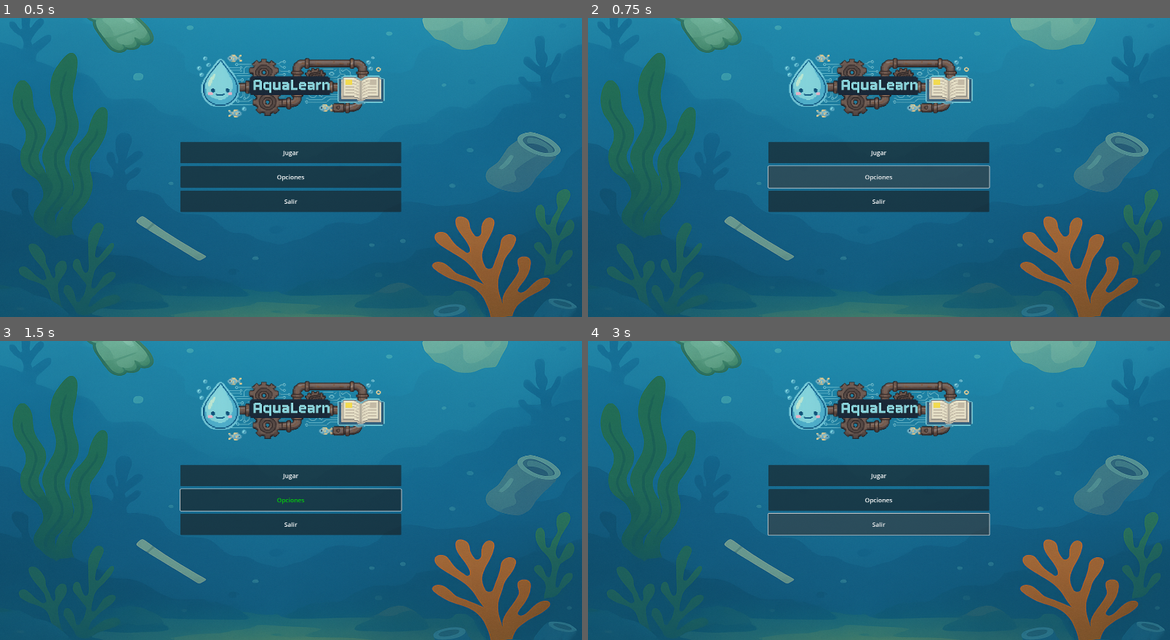
Above: before the commit, frames 1-4 (two rows, left to right).
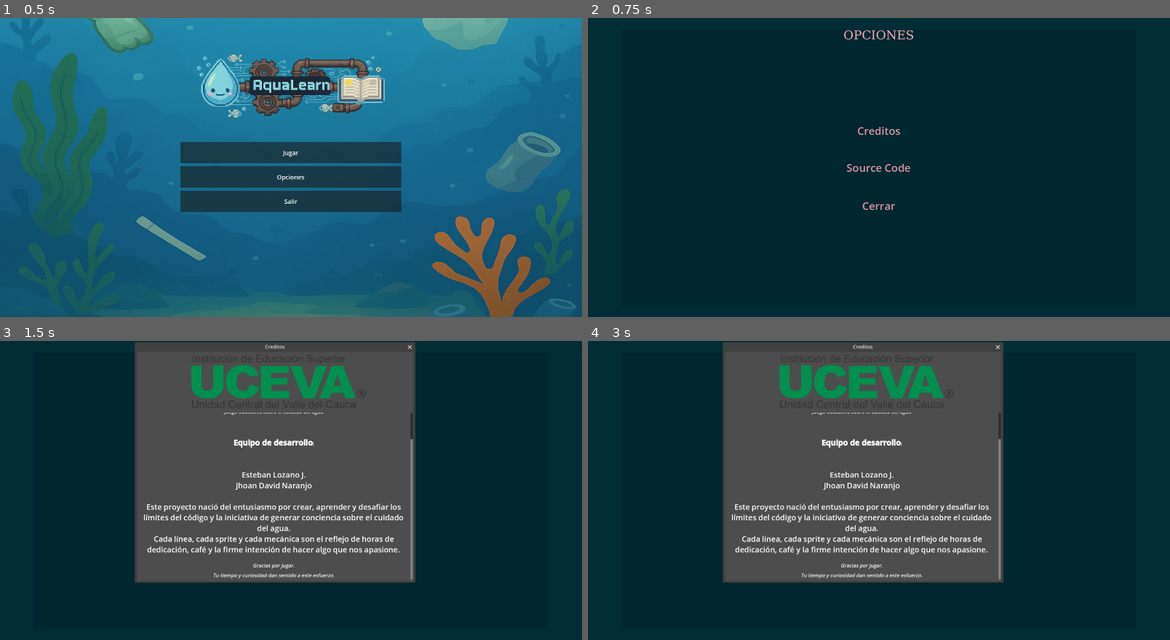
Above: after the commit, the same moments.

Repository: UnderMind-CO/AquaLearn
Game: Godot game, scene res://Main_menu/main_menu.tscn
Two runs of this game, one before a commit and one after it. Both use one fixed random seed, a clock stepped at 60 frames per second and the inputs below.
Inputs (mouse positions are in pixels of both pictures, inside the frame that each line leads up to):
- Up to frame 1 (0.5 s): no input
- Up to frame 2 (0.75 s): click "Opciones" at 0.5 s
- Up to frame 3 (1.5 s): click (291, 454) at 1.25 s, where only the run after the commit has a clickable "Creditos"
- Up to frame 4 (3 s): click (879, 490) at 2 s, where only the run after the commit has a clickable "Source Code"; click (879, 529) at 2.75 s, where only the run after the commit has a clickable "Cerrar"

Frame 1 is identical in both runs. In frame 2, 99% of the frame differs, in the area x 0-100%, y 0-100%; in frame 3, 100%; in frame 4, 100%.

Commit message:
Last Changes Update & Fix label

Diff:
--- /dev/null
+++ b/Main_menu/Credits.tscn
@@ -0,0 +1,3 @@
+[gd_scene format=3 uid="uid://33w0fc8slkej"]
+
+[node name="Credits" type="Node2D"]
--- /dev/null
+++ b/Main_menu/Options.tscn
@@ -0,0 +1,199 @@
+[gd_scene load_steps=4 format=3 uid="uid://djyrq3tcb2lwi"]
+
+[ext_resource type="Script" uid="uid://bnh28x3mg1tau" path="res://Main_menu/options.gd" id="1_fhtjt"]
+[ext_resource type="Texture2D" uid="uid://c4n57lpin3jip" path="res://assets/uceva logo/Uceva_Vertical_(png).png" id="2_pmxhr"]
+
+[sub_resource type="FontFile" id="FontFile_u0n4c"]
+cache/0/32/0/ascent = 0.0
+cache/0/32/0/descent = 0.0
+cache/0/32/0/underline_position = 0.0
+cache/0/32/0/underline_thickness = 0.0
+cache/0/32/0/scale = 1.0
+cache/0/16/0/ascent = 0.0
+cache/0/16/0/descent = 0.0
+cache/0/16/0/underline_position = 0.0
+cache/0/16/0/underline_thickness = 0.0
+cache/0/16/0/scale = 1.0
+cache/0/40/0/ascent = 0.0
+cache/0/40/0/descent = 0.0
+cache/0/40/0/underline_position = 0.0
+cache/0/40/0/underline_thickness = 0.0
+cache/0/40/0/scale = 1.0
+
+[node name="Control" type="Control"]
+layout_mode = 3
+anchors_preset = 15
+anchor_right = 1.0
+anchor_bottom = 1.0
+grow_horizontal = 2
+grow_vertical = 2
+script = ExtResource("1_fhtjt")
+
+[node name="ColorRect" type="ColorRect" parent="."]
+layout_mode = 1
+anchors_preset = 15
+anchor_right = 1.0
+anchor_bottom = 1.0
+grow_horizontal = 2
+grow_vertical = 2
+color = Color(3.4894794e-07, 0.17802706, 0.21203113, 1)
+
+[node name="Panel" type="Panel" parent="."]
+modulate = Color(0.972549, 0.67058825, 0.7294118, 1)
+self_modulate = Color(0.29803923, 0.29803923, 0.29803923, 0.25490198)
+layout_mode = 1
+anchors_preset = 8
+anchor_left = 0.5
+anchor_top = 0.5
+anchor_right = 0.5
+anchor_bottom = 0.5
+offset_left = -839.0
+offset_top = -452.5
+offset_right = 837.0
+offset_bottom = 452.5
+grow_horizontal = 2
+grow_vertical = 2
+
+[node name="VBoxContainer" type="VBoxContainer" parent="Panel"]
+layout_mode = 1
+anchors_preset = 15
+anchor_right = 1.0
+anchor_bottom = 1.0
+grow_horizontal = 2
+grow_vertical = 2
+
+[node name="Titulo" type="Label" parent="Panel/VBoxContainer"]
+layout_mode = 2
+size_flags_horizontal = 4
+theme_override_fonts/font = SubResource("FontFile_u0n4c")
+theme_override_font_sizes/font_size = 40
+text = "OPCIONES"
+horizontal_alignment = 1
+
+[node name="credits" type="Button" parent="Panel"]
+layout_mode = 1
+anchors_preset = 8
+anchor_left = 0.5
+anchor_top = 0.5
+anchor_right = 0.5
+anchor_bottom = 0.5
+offset_left = -276.5
+offset_top = -146.0
+offset_right = 276.5
+offset_bottom = -96.0
+grow_horizontal = 2
+grow_vertical = 2
+size_flags_horizontal = 5
+size_flags_vertical = 4
+size_flags_stretch_ratio = 4.16
+theme_override_font_sizes/font_size = 35
+text = "Creditos"
+flat = true
+autowrap_mode = 2
+icon_alignment = 1
+
+[node name="SourceCode" type="Button" parent="Panel"]
+layout_mode = 1
+anchors_preset = 8
+anchor_left = 0.5
+anchor_top = 0.5
+anchor_right = 0.5
+anchor_bottom = 0.5
+offset_left = -278.0
+offset_top = -25.0
+offset_right = 278.0
+offset_bottom = 25.0
+grow_horizontal = 2
+grow_vertical = 2
+size_flags_horizontal = 5
+size_flags_vertical = 4
+size_flags_stretch_ratio = 4.16
+theme_override_font_sizes/font_size = 35
+text = "Source Code"
+flat = true
+autowrap_mode = 2
+icon_alignment = 1
+
+[node name="Cerrar" type="Button" parent="Panel"]
+layout_mode = 1
+anchors_preset = 8
+anchor_left = 0.5
+anchor_top = 0.5
+anchor_right = 0.5
+anchor_bottom = 0.5
+offset_left = -279.0
+offset_top = 100.0
+offset_right = 279.0
+offset_bottom = 150.0
+grow_horizontal = 2
+grow_vertical = 2
+size_flags_horizontal = 5
+size_flags_vertical = 4
+size_flags_stretch_ratio = 4.16
+theme_override_font_sizes/font_size = 35
+text = "Cerrar"
+flat = true
+autowrap_mode = 2
+icon_alignment = 1
+
+[node name="Window" type="Window" parent="."]
+oversampling_override = 1.0
+title = "Creditos"
+position = Vector2i(448, 36)
+size = Vector2i(900, 750)
+visible = false
+content_scale_mode = 2
+content_scale_aspect = 1
+
+[node name="TextureRect" type="TextureRect" parent="Window"]
+anchors_preset = 5
+anchor_left = 0.5
+anchor_right = 0.5
+offset_left = -274.0
+offset_top = -186.0
+offset_right = 1022.0
+offset_bottom = 413.0
+grow_horizontal = 2
+size_flags_horizontal = 4
+texture = ExtResource("2_pmxhr")
+expand_mode = 1
+stretch_mode = 4
+
+[node name="RichTextLabel" type="RichTextLabel" parent="Window"]
+anchors_preset = 15
+anchor_right = 1.0
+anchor_bottom = 1.0
+offset_top = 199.0
+offset_bottom = -4.0
+grow_horizontal = 2
+grow_vertical = 2
+size_flags_horizontal = 4
+size_flags_vertical = 4
+theme_override_font_sizes/normal_font_size = 25
+bbcode_enabled = true
+text = "[center][font_size=32][b]AQUAPLANT[/b][/font_size][/center]
+
+[center][i]Juego educativo sobre el cuidado del agua[/i][/center]
+[br]
+[b][font_size=25]Equipo de desarrollo[/font_size]:[/b]
+[br]
+Esteban Lozano J.
+Jhoan David Naranjo
+
+Este proyecto nació del entusiasmo por crear, aprender y desafiar los límites del código y la iniciativa de generar conciencia sobre el cuidado del agua.
+Cada línea, cada sprite y cada mecánica son el reflejo de horas de dedicación, café y la firme intención de hacer algo que nos apasione.
+[i]
+[center]Gracias por jugar.
+Tu tiempo y curiosidad dan sentido a este esfuerzo.[/center][/i]
+"
+scroll_following = true
+scroll_following_visible_characters = true
+autowrap_mode = 2
+context_menu_enabled = true
+horizontal_alignment = 1
+
+[connection signal="pressed" from="Panel/credits" to="." method="_on_credits_pressed"]
+[connection signal="pressed" from="Panel/SourceCode" to="." method="_on_source_code_pressed"]
+[connection signal="pressed" from="Panel/Cerrar" to="." method="_on_cerrar_pressed"]
+[connection signal="close_requested" from="Window" to="." method="_on_window_close_requested"]
+[connection signal="visibility_changed" from="Window" to="." method="_on_window_visibility_changed"]
--- a/Main_menu/main_menu.gd
+++ b/Main_menu/main_menu.gd
@@ -1,16 +1,12 @@
 extends Control
-
 
 func _on_btn_play_pressed() -> void:
 	get_tree().change_scene_to_file("res://game/scenes/main_scene_game.tscn")
 
 
-
 func _on_btn_opciones_pressed() -> void:
-	pass # por implementar
-
-
-
+	var opciones = preload("res://Main_menu/options.tscn").instantiate()
+	add_child(opciones)
 
 
 func _on_btn_salir_pressed() -> void:
--- /dev/null
+++ b/Main_menu/options.gd
@@ -0,0 +1,19 @@
+extends Control
+
+# --- CONFIGURACIONES ---
+const GITHUB_URL := "https://github.com/UnderMind-CO/AquaLearn"
+
+# --- FUNCIONES ---
+func _on_credits_pressed() -> void:
+	$Window.show()  # Muestra la ventana de créditos
+
+func _on_cerrar_pressed() -> void:
+	$Window.hide()  # Oculta la ventana de créditos
+	queue_free()
+
+
+func _on_source_code_pressed() -> void:
+	OS.shell_open(GITHUB_URL)
+
+func _on_window_close_requested() -> void:
+	$Window.hide()  # Oculta la ventana cuando se presiona X
--- a/game/scenes/main_scene_game.gd
+++ b/game/scenes/main_scene_game.gd
@@ -1,8 +1,8 @@
 extends Node2D
 
 # ========== VARIABLES DEL SISTEMA DE AGUA ==========
-var agua_en_tanque = 80.0  # Litros actuales
-var capacidad_maxima = 100.0  # Litros máximos
+var agua_en_tanque = 80.0
+var capacidad_maxima = 100.0
 var agua_total_desperdiciada = 0.0
 var agua_total_usada_correctamente = 0.0
 
@@ -46,12 +46,12 @@
 	}
 }
 
-# ========== SISTEMA DE CLIMA/RECARGA ==========
+# ========== SISTEMA DE CLIMA ==========
 var tiempo_hasta_lluvia = 60.0
 var esta_lloviendo = false
 var lluvia_habilitada = true
 
-# ========== REFERENCIAS A NODOS UI ==========
+
 @onready var guia = get_node_or_null("CanvasLayer2/Guia")
 @onready var label_agua = get_node_or_null("CanvasLayer2/Guia/CanvasLayer/HUD/LabelAgua")
 @onready var label_puntos = get_node_or_null("CanvasLayer2/Guia/CanvasLayer/HUD/LabelPuntos")
@@ -60,7 +60,7 @@
 @onready var tooltip_label = get_node_or_null("CanvasLayer2/Tooltip")
 @onready var mensaje_final = get_node_or_null("CanvasLayer2/Guia/Label2")
 
-# ========== LISTA DE MISIONES POSIBLES ==========
+# ========== LISTA DE MISIONES ==========
 var lista_misiones = [
 	{
 		"descripcion": "Llena la cisterna con 35 litros para emergencias",
@@ -110,11 +110,61 @@
 ]
 
 func _ready():
-	print("🌊 Juego de Conservación del Agua - Versión Mejorada")
+	print("🌊 Juego de Conservación del Agua - AquaLearn")
 
 	# Ocultar el mensaje final al inicio
 	if mensaje_final:
 		mensaje_final.visible = false
+
+	# ========== SOLUCIÓN: Configurar las capas de CanvasLayer correctamente ==========
+	# Establecer la capa principal (donde está el tooltip y la guía)
+	var canvas_layer_principal = get_node_or_null("CanvasLayer2")
+	if canvas_layer_principal:
+		canvas_layer_principal.layer = 5
+		print("✅ CanvasLayer2 configurado en layer 5")
+	else:
+		print("⚠️ No se encontró CanvasLayer2")
+
+	# Establecer la capa del HUD (donde están los labels de agua, puntos y misión)
+	if guia:
+		var canvas_layer_hud = guia.get_node_or_null("CanvasLayer")
+		if canvas_layer_hud:
+			canvas_layer_hud.layer = 10  # HUD siempre visible por encima
+			print("✅ CanvasLayer del HUD configurado en layer 10")
+		else:
+			print("⚠️ No se encontró CanvasLayer dentro de Guia")
+	else:
+		print("⚠️ No se encontró el nodo Guia")
+
+	# Asegurar que el tooltip esté en la capa más alta
+	if tooltip_label:
+		var parent = tooltip_label.get_parent()
+		if parent is CanvasLayer:
+			parent.layer = 15  # Tooltip encima de todo
+			print("✅ Tooltip configurado en layer 15")
+		else:
+			# Si tooltip_label no está directamente en un CanvasLayer,
+			# lo movemos y configuramos su z_index
+			tooltip_label.z_index = 150
+			print("✅ Tooltip z_index configurado en 150")
+	else:
+		print("⚠️ No se encontró tooltip_label")
+
+	# Refuerzo adicional con z_index para los labels
+	if label_agua:
+		label_agua.z_index = 100
+		print("✅ LabelAgua z_index: 100")
+	if label_puntos:
+		label_puntos.z_index = 100
+		print("✅ LabelPuntos z_index: 100")
+	if label_mision:
+		label_mision.z_index = 100
+		print("✅ LabelMision z_index: 100")
+	if guia:
+		guia.z_index = 100
+		print("✅ Guia z_index: 100")
+
+	# ========== Fin de la configuración de capas ==========
 
 	conectar_valvulas()
 	actualizar_interfaz()
@@ -286,7 +336,7 @@
 
 		# BONIFICACIÓN: +10 litros por misión completada exitosamente
 		agua_en_tanque += 10.0
-		agua_en_tanque = min(agua_en_tanque, capacidad_maxima)  # No exceder capacidad máxima
+		agua_en_tanque = min(agua_en_tanque, capacidad_maxima)
 
 		var mensajes_exito = [
 			"🎉 ¡PERFECTO! ¡Sigue así! Completaste la misión de manera impecable.",
@@ -370,7 +420,7 @@
 	get_tree().paused = true
 
 func game_over():
-	print("💔 GAME OVER - Sin agua")
+	print("GAME OVER - Sin agua")
 	get_tree().paused = true
 
 func _input(event):
--- a/game/scenes/main_scene_game.tscn
+++ b/game/scenes/main_scene_game.tscn
@@ -74,10 +74,10 @@
 
 [node name="panelbox" type="Panel" parent="CanvasLayer2/Guia"]
 layout_mode = 0
-offset_left = 183.0
-offset_top = 112.0
-offset_right = 851.0
-offset_bottom = 424.0
+offset_left = 1216.0
+offset_top = 36.0
+offset_right = 1884.0
+offset_bottom = 37.0
 
 [node name="CanvasLayer" type="CanvasLayer" parent="CanvasLayer2/Guia"]
 
@@ -96,10 +96,10 @@
 anchors_preset = 5
 anchor_left = 0.5
 anchor_right = 0.5
-offset_left = -186.0
-offset_top = 182.0
-offset_right = 105.0
-offset_bottom = 233.0
+offset_left = 1001.0
+offset_top = 111.0
+offset_right = 1292.0
+offset_bottom = 162.0
 grow_horizontal = 2
 theme_override_colors/font_color = Color(1, 1, 1, 1)
 theme_override_font_sizes/font_size = 30
@@ -110,37 +110,40 @@
 anchors_preset = 5
 anchor_left = 0.5
 anchor_right = 0.5
-offset_left = -184.0
-offset_top = 235.0
-offset_right = 219.0
-offset_bottom = 291.0
+offset_left = 1003.0
+offset_top = 164.0
+offset_right = 1406.0
+offset_bottom = 220.0
 grow_horizontal = 2
 theme_override_font_sizes/font_size = 30
 text = "⭐ Puntos: 0 | ❌ Errores: 0"
 
 [node name="LabelMision" type="Label" parent="CanvasLayer2/Guia/CanvasLayer/HUD"]
 layout_mode = 0
-offset_left = 190.0
-offset_top = 333.0
-offset_right = 843.0
-offset_bottom = 417.0
+offset_left = 1241.0
+offset_top = 262.0
+offset_right = 1858.0
+offset_bottom = 381.0
 theme_override_font_sizes/font_size = 30
 text = "🎯 Misión: Cargando..."
+horizontal_alignment = 1
+vertical_alignment = 1
+autowrap_mode = 3
 
 [node name="Title_HUD" type="Label" parent="CanvasLayer2/Guia/CanvasLayer"]
-offset_left = 288.0
-offset_top = 126.0
-offset_right = 458.0
-offset_bottom = 168.0
+offset_left = 1475.0
+offset_top = 55.0
+offset_right = 1645.0
+offset_bottom = 97.0
 theme_override_colors/font_color = Color(0.96306914, 0.9546005, 7.70092e-07, 1)
 theme_override_font_sizes/font_size = 30
 text = "PANEL HUD"
 
 [node name="Title_Quest" type="Label" parent="CanvasLayer2/Guia/CanvasLayer"]
-offset_left = 271.0
-offset_top = 285.0
-offset_right = 470.0
-offset_bottom = 327.0
+offset_left = 1458.0
+offset_top = 214.0
+offset_right = 1657.0
+offset_bottom = 256.0
 theme_override_colors/font_color = Color(0.94509804, 1, 0, 1)
 theme_override_font_sizes/font_size = 30
 text = "PANEL QUEST"
@@ -192,7 +195,7 @@
 texture = ExtResource("2_a8f63")
 
 [node name="CollisionShape2D" type="CollisionShape2D" parent="ValvulaCisterna"]
-position = Vector2(744.5, 380)
+position = Vector2(745, 384)
 shape = SubResource("RectangleShape2D_uqfcf")
 
 [node name="TanqueAgua" type="Sprite2D" parent="."]
Not shown, added: Main_menu/options.gd.uid
Binary file added: assets/uceva logo/Uceva_Vertical_(png).png
Not shown, added: assets/uceva logo/Uceva_Vertical_(png).png.import
Not shown, added: Main_menu/Options.tscn7556966360.tmp
Not shown, added: Main_menu/Options.tscn7572190798.tmp
